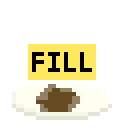
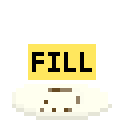
Two versions of the same layered image (128px x 128px). Layer-by-layer changes:
painted on "Layer 3" over [36, 84, 80, 112]
